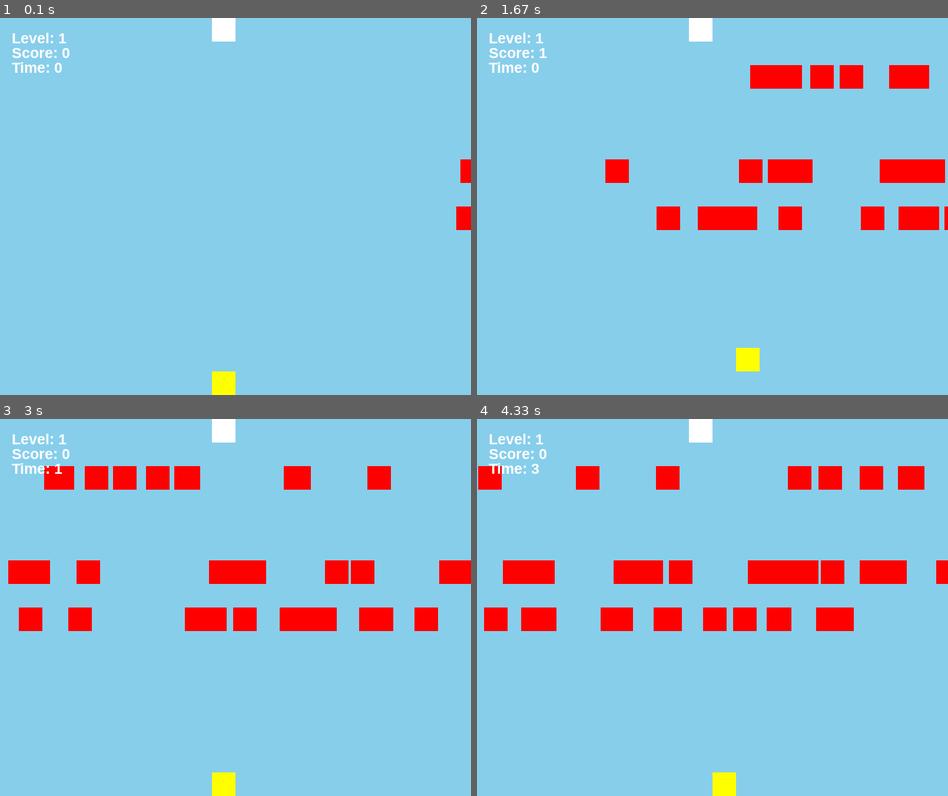
Above: before the commit, frames 1-4 (two rows, left to right).
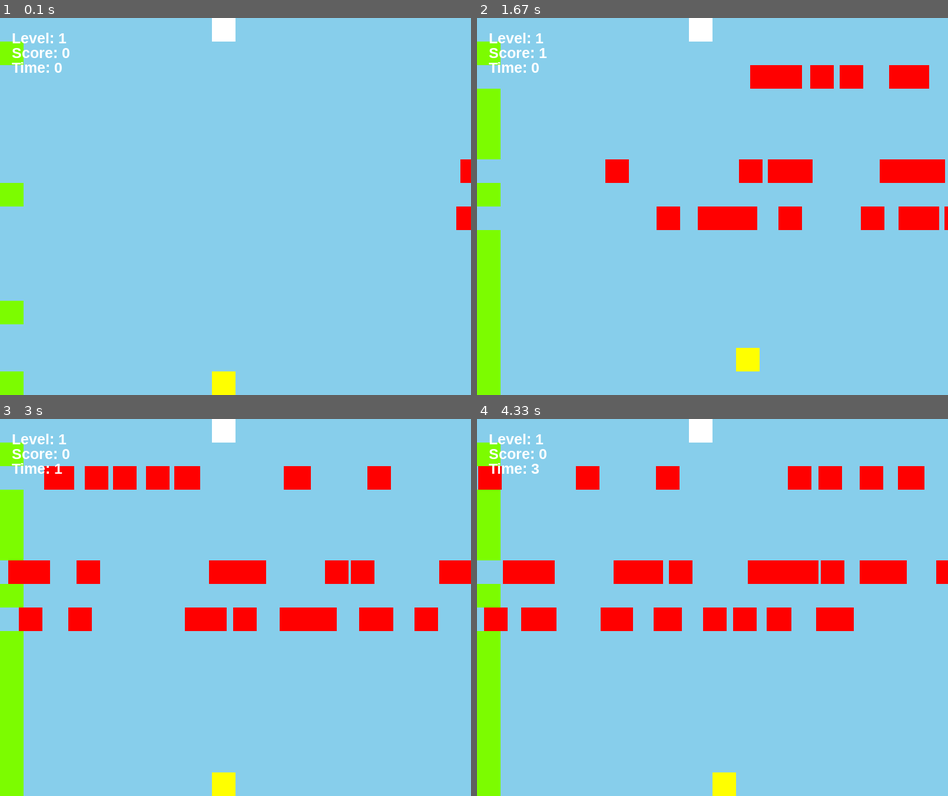
Above: after the commit, the same moments.

Repository: bhornby/Hornby-Classwork
Game: pygame game, started from python/Mini Project/Mini proj.py
Two runs of this game, one before a commit and one after it. Both use one fixed random seed, a clock stepped at 60 frames per second and the inputs below.
Inputs:
- Up to frame 1 (0.1 s): no input
- Up to frame 2 (1.67 s): hold Right 0.33-0.8 s; hold Up 0.83-1.13 s; hold Right 1.17-1.63 s
- Up to frame 3 (3 s): hold Left 1.67-2.2 s; hold Down 2.23-2.53 s; hold Left 2.57-2.97 s
- Up to frame 4 (4.33 s): hold Up 3-3.37 s; hold Right 3.4-4.03 s; hold Down from 4.07 s (still down)

The runs differ from the first frame. In frame 1, 1.2% of the frame differs, in the area x 0-5%, y 6-100%; in frame 2, 3.7%; in frame 3, 3.7%; in frame 4, 3.7%.

Commit message:
broken grass blocks

Diff:
--- a/python/Mini Project/Mini proj.py
+++ b/python/Mini Project/Mini proj.py
@@ -7,6 +7,7 @@
 RED = (255,0,0,)
 BLUE = (135,206,235)
 YELLOW = (255,255,0)
+GREEN= (124,252,0)
 
 block_size = 40
 #black screen
@@ -23,6 +24,17 @@
                  [2,4,5,6,7,8,10,13,14],
                  [1,2,3,4,5,6,7,8,9,10,11,12,13,14]
                  ]
+grass_lane_list = [[1,3,4,5,7,9,10,11,12,13,14,15,16],
+                   [1,2,5,6,7,8,10,11,12,13,14,15,16],
+                   [1,2,4,6,7,8,11,12,14,15,16],
+                   [1,2,3,4,5,7,10,12,13,15,16],
+                   [1,3,5,6,8,10,11,12,13,14,15,16],
+                   [2,4,8,9,10,11,12,13,14,15,16],
+                   [2,3,4,7,11,12,13,15,16],
+                   [4,5,6,8,9,12,14,15,16],
+                   [1,3,9,10,11,12,15,16],
+                   [15,16],
+                    ]
 
 screen = pygame.display.set_mode(size)
 
@@ -122,6 +134,15 @@
         self.rect.y = 0*block_size
     #end procedure
 
+class Grass(pygame.sprite.Sprite):
+    def __init__(self,colour,width,height,x,y):
+        super().__init__()
+        self.image = pygame.Surface([width,height])
+        self.image.fill(colour)
+        self.rect = self.image.get_rect()
+        self.rect.x = x
+        self.rect.y = y
+
 def reset_game():
     global all_sprite_group
     all_sprite_group = pygame.sprite.Group()
@@ -135,6 +156,9 @@
     global my_player
     my_player = Player(YELLOW,block_size,block_size,5)
 
+    global grass_group
+    grass_group = pygame.sprite.Group()
+
     global level
     level = 0
 
@@ -143,7 +167,17 @@
 
     all_sprite_group.add(my_player)
 #end procedure
-
+def grass_spawn(level):
+
+    x = 0
+    l = grass_lane_list[level]
+    y = l[random.randint(0,len(l)-1)]
+    y = y*block_size
+
+    my_grass = Grass(GREEN,block_size,block_size,x,y)
+    all_sprite_group.add(my_grass)
+    grass_group.add(my_grass)
+    x = x + 1
 def car_spawn(level):
     global p
     global o
@@ -219,11 +253,11 @@
     if player_hit_list:
         my_player.rect.x = screen.get_width()//2 - my_player.image.get_width()
         my_player.rect.y = screen.get_height()- my_player.image.get_height()
-        p = p + 1
-        o = o + 1
+        p = p + 2
+        o = o + 2
         level = level + 1
         if level >= len(car_lane_list):
-            lives = 0
+            level = 0
         #end if
     #next x
 
@@ -252,6 +286,7 @@
 
     portal_spawn()
     car_spawn(level)
+    grass_spawn(level)
     show_score(20,45)
     show_time(20,70)
     show_level(20,20)
